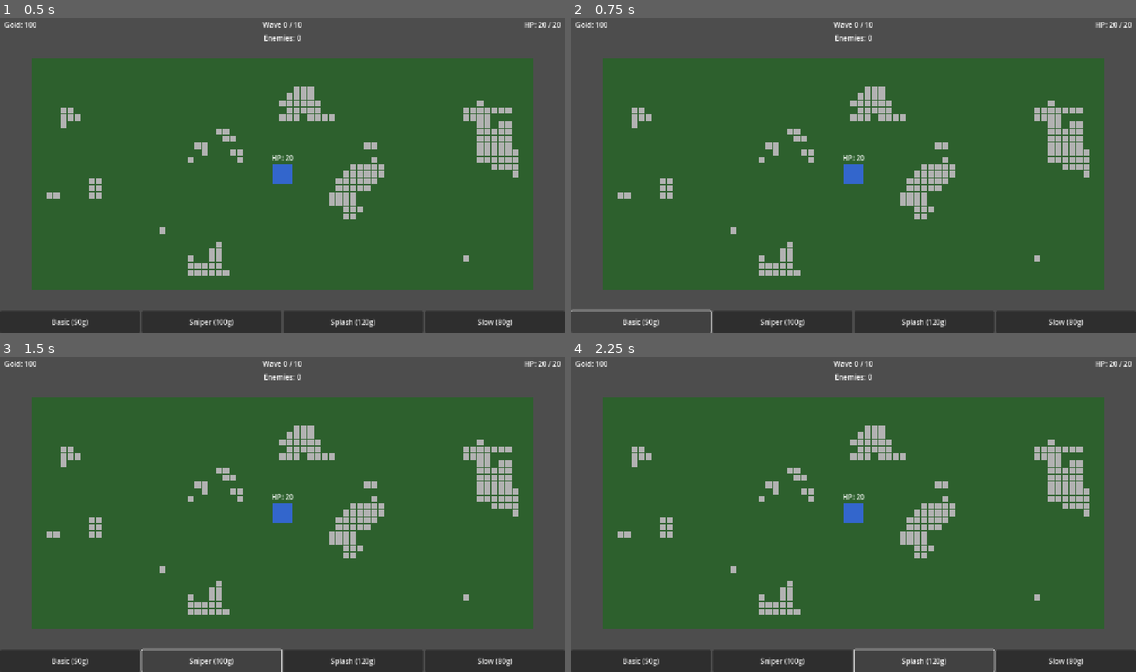
Above: before the commit, frames 1-4 (two rows, left to right).
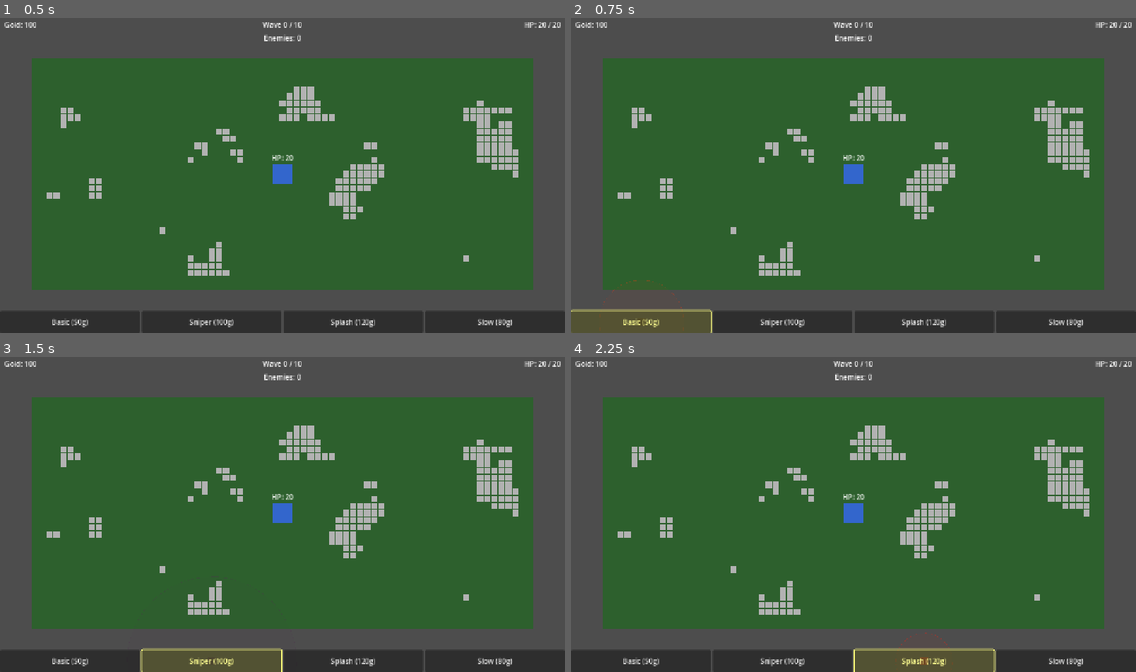
Above: after the commit, the same moments.

Repository: 3dw4rd1/OC_Tower_defense
Game: Godot game, scene res://scenes/levels/main.tscn
Same seed, same stepped clock (60 frames per second), same inputs: the game is played once before the commit and once after it.
Inputs:
- Up to frame 1 (0.5 s): no input
- Up to frame 2 (0.75 s): click "Basic (50g)" at 0.5 s
- Up to frame 3 (1.5 s): click "Sniper (100g)" at 1.25 s
- Up to frame 4 (2.25 s): click "Splash (120g)" at 2 s

Frame 1 is identical in both runs. In frame 2, 0.3% of the frame differs, in the area x 0-25%, y 83-100%; in frame 3, 0.3%; in frame 4, 0.3%, in the area x 50-76%, y 87-100%.

Commit message:
feat: tower placement ghost preview, range indicators, placement validation
Co-Authored-By: Claude Sonnet 4.6 <noreply@anthropic.com>

Diff:
--- a/game/scripts/levels/game_map.gd
+++ b/game/scripts/levels/game_map.gd
@@ -41,6 +41,20 @@
 	_refresh_preview()
 
 
+func cancel_placement() -> void:
+	_cancel_selection()
+
+
+func _cancel_selection() -> void:
+	selected_tower_type = ""
+	if _preview_tower:
+		_preview_tower.queue_free()
+		_preview_tower = null
+	var hud: Node = get_parent().get_node_or_null("HUD")
+	if hud and hud.has_method("set_selected_tower_button"):
+		hud.set_selected_tower_button("")
+
+
 func _refresh_preview() -> void:
 	# Remove old preview
 	if _preview_tower:
@@ -48,18 +62,38 @@
 		_preview_tower = null
 	if selected_tower_type.is_empty():
 		return
-	# Spawn new ghost preview — non-functional (no area, no timer)
+	# Spawn new ghost preview
 	var scene_path: String = TOWER_SCENES.get(selected_tower_type, "") as String
 	if scene_path.is_empty() or not ResourceLoader.exists(scene_path):
 		return
 	var packed: PackedScene = load(scene_path)
 	_preview_tower = packed.instantiate() as Node2D
-	# Make it semi-transparent and disable its combat logic
 	_preview_tower.modulate = Color(1.0, 1.0, 1.0, 0.5)
+	# Add to scene first so _ready() runs and @onready vars are set
+	add_child(_preview_tower)
+	# Disable combat processing after _ready() has initialised the node
 	_preview_tower.set_process(false)
 	_preview_tower.set_physics_process(false)
-	add_child(_preview_tower)
+	var range_area := _preview_tower.get_node_or_null("RangeArea") as Area2D
+	if range_area:
+		range_area.monitoring = false
+		range_area.monitorable = false
 	_preview_tower.show_range_indicator()
+
+
+func _is_tile_valid(tile_pos: Vector2i) -> bool:
+	if tile_pos.x < 0 or tile_pos.x >= GRID_COLS or tile_pos.y < 0 or tile_pos.y >= GRID_ROWS:
+		return false
+	if tile_pos == BASE_TILE:
+		return false
+	if TerrainManager.is_obstacle(tile_pos):
+		return false
+	if _placed_tiles.has(tile_pos):
+		return false
+	var cost: int = TOWER_COSTS.get(selected_tower_type, 0) as int
+	if GameManager.gold < cost:
+		return false
+	return true
 
 
 func _process(_delta: float) -> void:
@@ -68,13 +102,31 @@
 	var world_pos: Vector2 = get_global_mouse_position()
 	var tile_pos: Vector2i = PathfindingManager.world_to_tile(world_pos)
 	_preview_tower.global_position = PathfindingManager.tile_to_world(tile_pos)
+	# Tint ghost based on placement validity
+	if _is_tile_valid(tile_pos):
+		_preview_tower.modulate = Color(1.0, 1.0, 1.0, 0.5)
+	else:
+		_preview_tower.modulate = Color(1.0, 0.3, 0.3, 0.5)
 
 
 func _unhandled_input(event: InputEvent) -> void:
+	# Cancel with ESC
+	if event is InputEventKey:
+		var key: InputEventKey = event as InputEventKey
+		if key.pressed and key.keycode == KEY_ESCAPE and not selected_tower_type.is_empty():
+			_cancel_selection()
+			return
+	# Cancel with right-click
+	if event is InputEventMouseButton:
+		var mb: InputEventMouseButton = event as InputEventMouseButton
+		if mb.pressed and mb.button_index == MOUSE_BUTTON_RIGHT and not selected_tower_type.is_empty():
+			_cancel_selection()
+			return
+	# Place tower with left-click
 	if not event is InputEventMouseButton:
 		return
-	var mb: InputEventMouseButton = event as InputEventMouseButton
-	if not mb.pressed or mb.button_index != MOUSE_BUTTON_LEFT:
+	var lmb: InputEventMouseButton = event as InputEventMouseButton
+	if not lmb.pressed or lmb.button_index != MOUSE_BUTTON_LEFT:
 		return
 	if selected_tower_type.is_empty():
 		return
@@ -82,25 +134,7 @@
 	var world_pos: Vector2 = get_global_mouse_position()
 	var tile_pos: Vector2i = PathfindingManager.world_to_tile(world_pos)
 
-	# Validate tile is within grid
-	if tile_pos.x < 0 or tile_pos.x >= GRID_COLS or tile_pos.y < 0 or tile_pos.y >= GRID_ROWS:
-		return
-
-	# Reject placement on base tile
-	if tile_pos == BASE_TILE:
-		return
-
-	# Reject placement on impassable obstacle tile
-	if TerrainManager.is_obstacle(tile_pos):
-		return
-
-	# Check if tile is already occupied
-	if _placed_tiles.has(tile_pos):
-		return
-
-	# Check if player can afford the tower
-	var cost: int = TOWER_COSTS.get(selected_tower_type, 0) as int
-	if GameManager.gold < cost:
+	if not _is_tile_valid(tile_pos):
 		return
 
 	# Place obstacle temporarily and validate path still exists (BUG-04)
@@ -117,6 +151,7 @@
 		return
 
 	# Confirm placement
+	var cost: int = TOWER_COSTS.get(selected_tower_type, 0) as int
 	GameManager.spend_gold(cost)
 	_placed_tiles[tile_pos] = true
 
@@ -130,6 +165,9 @@
 			_towers_container.add_child(tower)
 		else:
 			get_parent().add_child(tower)
+
+	# Clear selection after successful placement
+	_cancel_selection()
 
 
 func _build_tileset() -> void:
--- a/game/scripts/towers/tower_base.gd
+++ b/game/scripts/towers/tower_base.gd
@@ -10,6 +10,7 @@
 var projectile_color: Color = Color(0.86, 0.63, 0.24)
 var projectile_aoe_radius: float = 0.0
 var projectile_slow_duration: float = 0.0
+var range_color: Color = Color(1.0, 1.0, 1.0, 1.0)
 
 var _attack_timer: float = 0.0
 var _enemies_in_range: Array[Node2D] = []
@@ -34,16 +35,17 @@
 	_range_indicator.set_meta("radius", range_px)
 	_range_indicator.draw.connect(_draw_range_indicator.bind(_range_indicator))
 	add_child(_range_indicator)
-	_range_indicator.visible = false  # Hidden by default; show during placement only
+	_range_indicator.visible = false  # Hidden by default; show on hover or during placement
 
 
 func _draw_range_indicator(indicator: Node2D) -> void:
 	var r: float = indicator.get_meta("radius")
-	# Filled translucent circle
-	indicator.draw_circle(Vector2.ZERO, r, Color(1.0, 1.0, 1.0, 0.08))
+	# Filled translucent circle using range_color at low alpha
+	var fill_color := Color(range_color.r, range_color.g, range_color.b, 0.08)
+	indicator.draw_circle(Vector2.ZERO, r, fill_color)
 	# Dashed outline — draw as a series of short arcs approximated by line segments
 	var steps: int = 64
-	var dash: int = 3   # draw 3, skip 1 (creates dashed feel)
+	var outline_color := Color(range_color.r, range_color.g, range_color.b, 0.55)
 	for i: int in range(steps):
 		if i % 4 == 3:
 			continue  # gap
@@ -51,7 +53,7 @@
 		var a1: float = (float(i + 1) / steps) * TAU
 		var p0: Vector2 = Vector2(cos(a0), sin(a0)) * r
 		var p1: Vector2 = Vector2(cos(a1), sin(a1)) * r
-		indicator.draw_line(p0, p1, Color(1.0, 1.0, 1.0, 0.55), 1.0)
+		indicator.draw_line(p0, p1, outline_color, 1.0)
 
 
 func show_range_indicator() -> void:
@@ -70,6 +72,12 @@
 	if _attack_timer <= 0.0:
 		_attack_timer = 1.0 / attack_speed
 		_do_attack()
+	# Hover to show/hide range ring on placed towers
+	var dist: float = get_global_mouse_position().distance_to(global_position)
+	if dist < 12.0:
+		show_range_indicator()
+	else:
+		hide_range_indicator()
 
 
 func _do_attack() -> void:
--- a/game/scripts/towers/tower_basic.gd
+++ b/game/scripts/towers/tower_basic.gd
@@ -6,4 +6,5 @@
 	range_px = 96.0
 	attack_speed = 1.0
 	projectile_color = Color(0.86, 0.63, 0.24)
+	range_color = Color(0.95, 0.75, 0.2, 1.0)  # warm gold
 	super._ready()
--- a/game/scripts/towers/tower_slow.gd
+++ b/game/scripts/towers/tower_slow.gd
@@ -9,6 +9,7 @@
 	attack_speed = 2.0
 	projectile_color = Color(0.31, 0.63, 0.90)
 	projectile_slow_duration = SLOW_DURATION
+	range_color = Color(0.7, 0.3, 1.0, 1.0)  # purple
 	super._ready()
 
 
--- a/game/scripts/towers/tower_sniper.gd
+++ b/game/scripts/towers/tower_sniper.gd
@@ -6,4 +6,5 @@
 	range_px = 192.0
 	attack_speed = 0.4
 	projectile_color = Color(0.90, 0.90, 0.78)
+	range_color = Color(0.3, 0.6, 1.0, 1.0)  # cold blue
 	super._ready()
--- a/game/scripts/towers/tower_splash.gd
+++ b/game/scripts/towers/tower_splash.gd
@@ -9,6 +9,7 @@
 	attack_speed = 1.0
 	projectile_color = Color(0.78, 0.31, 0.08)
 	projectile_aoe_radius = SPLASH_RADIUS
+	range_color = Color(1.0, 0.4, 0.15, 1.0)  # orange-red
 	super._ready()
 
 
--- a/game/scripts/ui/hud.gd
+++ b/game/scripts/ui/hud.gd
@@ -6,6 +6,15 @@
 @onready var _enemy_count_label: Label = $EnemyCountLabel
 @onready var _game_over_overlay: Control = $GameOverOverlay
 @onready var _victory_overlay: Control = $VictoryOverlay
+@onready var _basic_btn: Button = $TowerPanel/BasicBtn
+@onready var _sniper_btn: Button = $TowerPanel/SniperBtn
+@onready var _splash_btn: Button = $TowerPanel/SplashBtn
+@onready var _slow_btn: Button = $TowerPanel/SlowBtn
+
+const SELECTED_MODULATE: Color = Color(1.5, 1.5, 0.6, 1.0)
+const NORMAL_MODULATE: Color = Color(1.0, 1.0, 1.0, 1.0)
+
+var _selected_type: String = ""
 
 
 func _ready() -> void:
@@ -23,6 +32,14 @@
 	_enemy_count_label.text = "Enemies: 0"
 	_game_over_overlay.visible = false
 	_victory_overlay.visible = false
+
+
+func set_selected_tower_button(tower_type: String) -> void:
+	_selected_type = tower_type
+	_basic_btn.modulate = SELECTED_MODULATE if tower_type == "basic" else NORMAL_MODULATE
+	_sniper_btn.modulate = SELECTED_MODULATE if tower_type == "sniper" else NORMAL_MODULATE
+	_splash_btn.modulate = SELECTED_MODULATE if tower_type == "splash" else NORMAL_MODULATE
+	_slow_btn.modulate = SELECTED_MODULATE if tower_type == "slow" else NORMAL_MODULATE
 
 
 func _on_gold_changed(new_amount: int) -> void:
@@ -71,8 +88,15 @@
 
 func _select_tower(tower_type: String) -> void:
 	var game_map: Node = get_parent().get_node_or_null("GameMap")
-	if game_map:
-		game_map.selected_tower_type = tower_type
+	if not game_map:
+		return
+	# Toggle: clicking the already-selected type cancels placement
+	if _selected_type == tower_type:
+		game_map.cancel_placement()
+		set_selected_tower_button("")
+	else:
+		set_selected_tower_button(tower_type)
+		game_map.select_tower_type(tower_type)
 
 
 func _on_restart_button_pressed() -> void:
